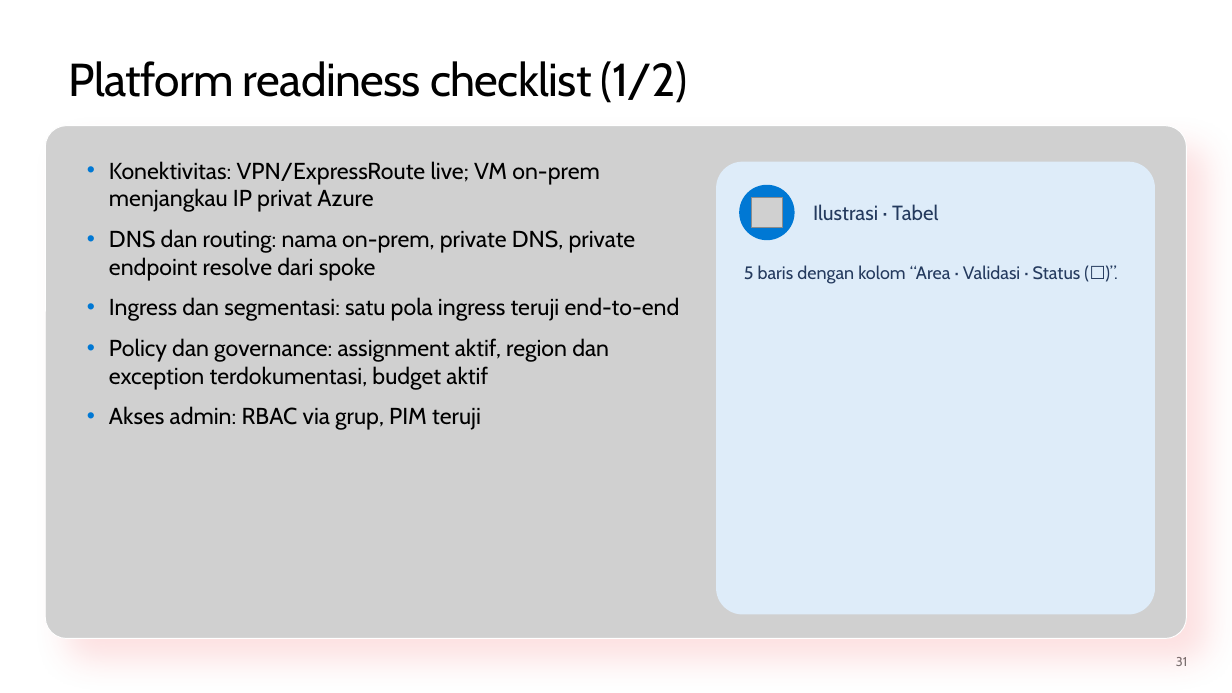
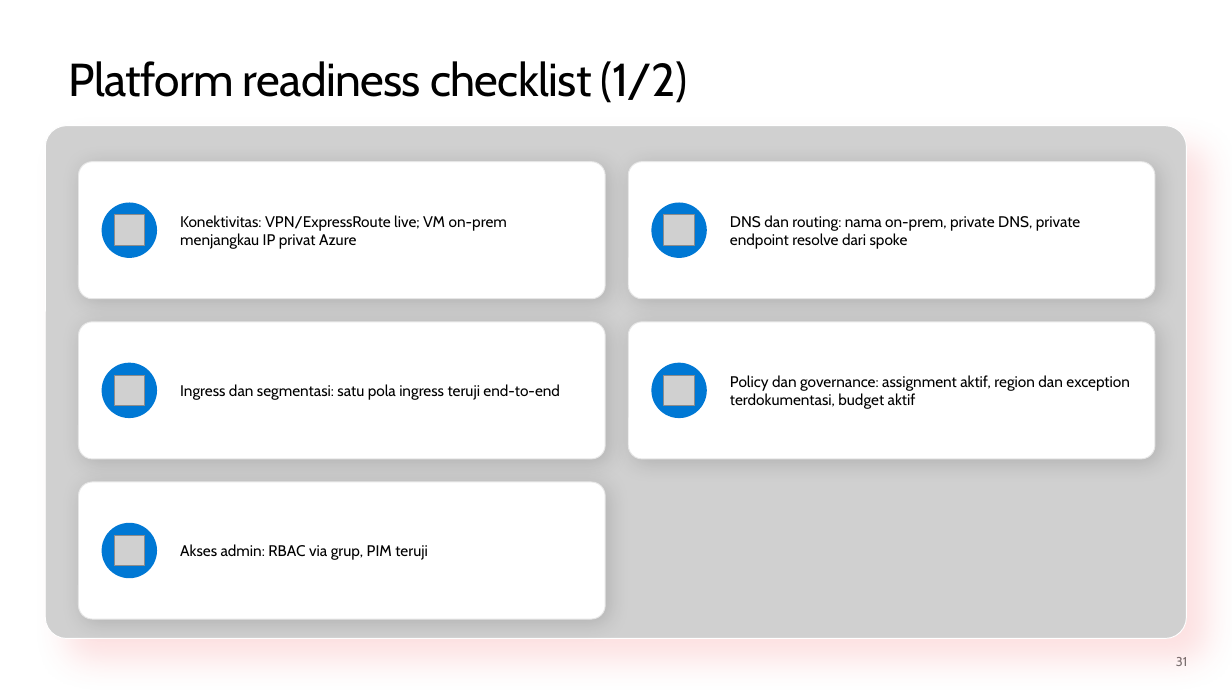
Before and after one commit to medisa-aris/azure-landing-zone-training, a slide deck: slide 31 of slides/pptx/slide_day05_automate-onboard-operate.pptx. Drawn at 1232x693 pixels with LibreOffice and Linux fonts; fonts in the diff are those of the drawing; grey boxes stand for pictures; background and template pictures are left out. Boxes give left, top, right and bottom in pixels: in the first picture for what was removed or moved away, otherwise in the second. Text is boxed around its words. In the diff, an @@ line names an element or a change of style, - is before the commit and + after.

```diff
--- a/slides/pptx/slide_day05_automate-onboard-operate.pptx
+++ b/slides/pptx/slide_day05_automate-onboard-operate.pptx
@@ rounded rectangle added at [79,162,605,299], fill #FFFFFF, outline #E6E6E6 0.75 pt @@
@@ text removed at [109,161,680,430] @@
-• Konektivitas: VPN/ExpressRoute live; VM on-prem menjangkau IP privat Azure
-• DNS dan routing: nama on-prem, private DNS, private endpoint resolve dari spoke
-• Ingress dan segmentasi: satu pola ingress teruji end-to-end
-• Policy dan governance: assignment aktif, region dan exception terdokumentasi, budget aktif
-• Akses admin: RBAC via grup, PIM teruji
@@ rounded rectangle added at [628,162,1155,299], fill #FFFFFF, outline #E6E6E6 0.75 pt @@
@@ ellipse added at [102,202,157,258], fill #0078D4 @@
@@ ellipse: place and size @@
-ellipse at [739,185,795,240]
+ellipse at [652,202,707,258]
@@ picture removed at [751,197,782,227] @@
@@ text removed at [813,204,938,220] @@
-Ilustrasi · Tabel
@@ picture added at [115,215,145,246] @@
@@ text added at [180,215,507,249], 12 pt, text #000000 @@
+Konektivitas: VPN/ExpressRoute live; VM on-prem menjangkau IP privat Azure
@@ picture added at [664,215,694,246] @@
@@ text added at [730,215,1080,249], 12 pt, text #000000 @@
+DNS dan routing: nama on-prem, private DNS, private endpoint resolve dari spoke
@@ text removed at [744,265,1081,284] @@
-5 baris dengan kolom “Area · Validasi · Status (☐)”.
@@ rounded rectangle added at [79,322,605,458], fill #FFFFFF, outline #E6E6E6 0.75 pt @@
@@ rounded rectangle: place and size @@
-rounded rectangle at [716,162,1155,615]
+rounded rectangle at [628,322,1155,458]
@@ rounded rectangle at [628,322,1155,458]: fill #DEECF9 to #FFFFFF; outline none to #E6E6E6 0.75 pt; shadow on; proportions changed @@
@@ ellipse added at [102,362,157,418], fill #0078D4 @@
@@ picture added at [115,375,145,406] @@
@@ text added at [180,384,559,400], 12 pt, text #000000 @@
+Ingress dan segmentasi: satu pola ingress teruji end-to-end
@@ ellipse added at [652,362,707,418], fill #0078D4 @@
@@ picture added at [664,375,694,406] @@
@@ text added at [730,375,1130,409], 12 pt, text #000000 @@
+Policy dan governance: assignment aktif, region dan exception terdokumentasi, budget aktif
@@ rounded rectangle added at [79,482,605,619], fill #FFFFFF, outline #E6E6E6 0.75 pt @@
@@ ellipse added at [102,523,157,579], fill #0078D4 @@
@@ picture added at [115,535,145,566] @@
@@ text added at [180,544,428,560], 12 pt, text #000000 @@
+Akses admin: RBAC via grup, PIM teruji
```
Also in this commit, not shown: 54 other slides changed, 7 other files.
